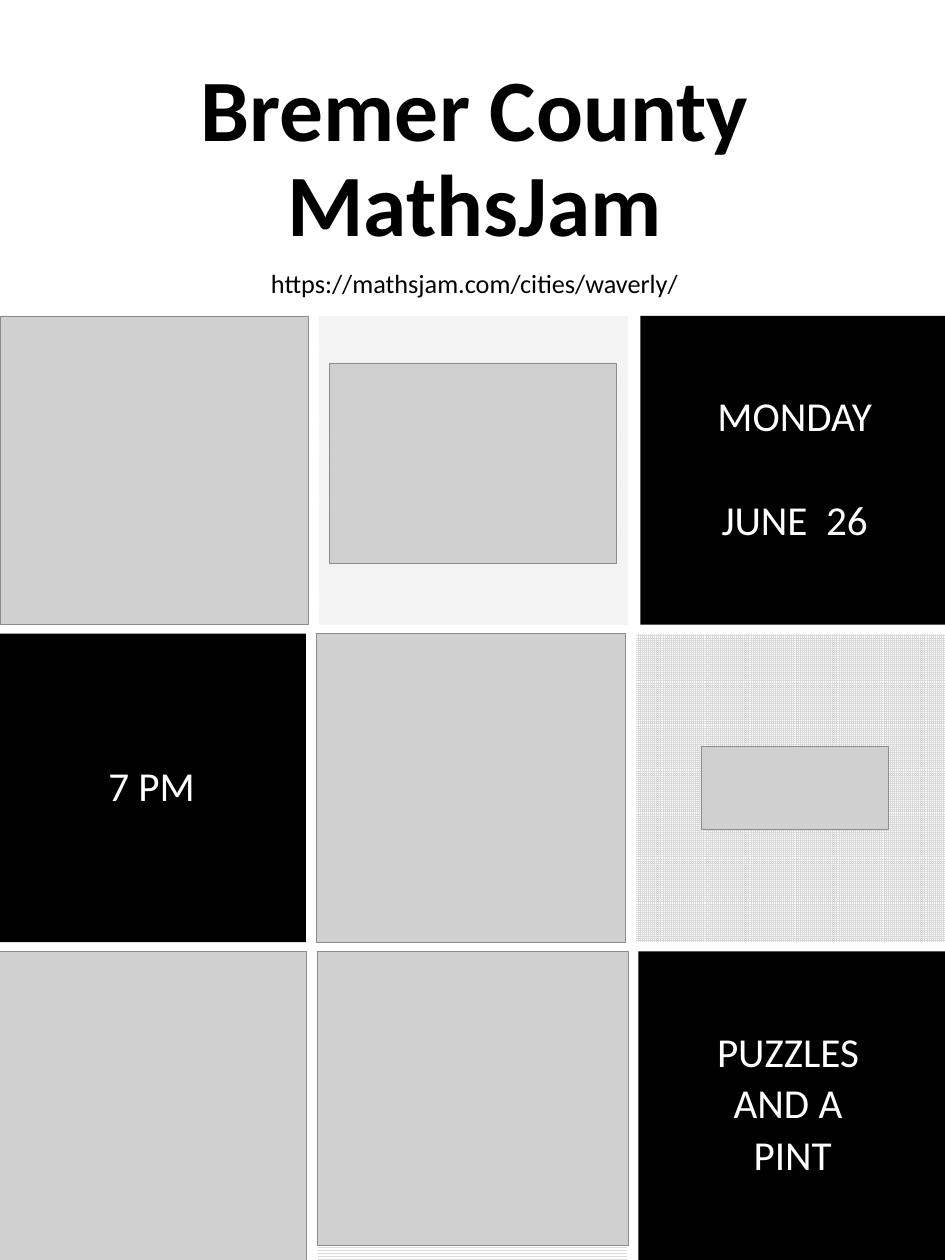
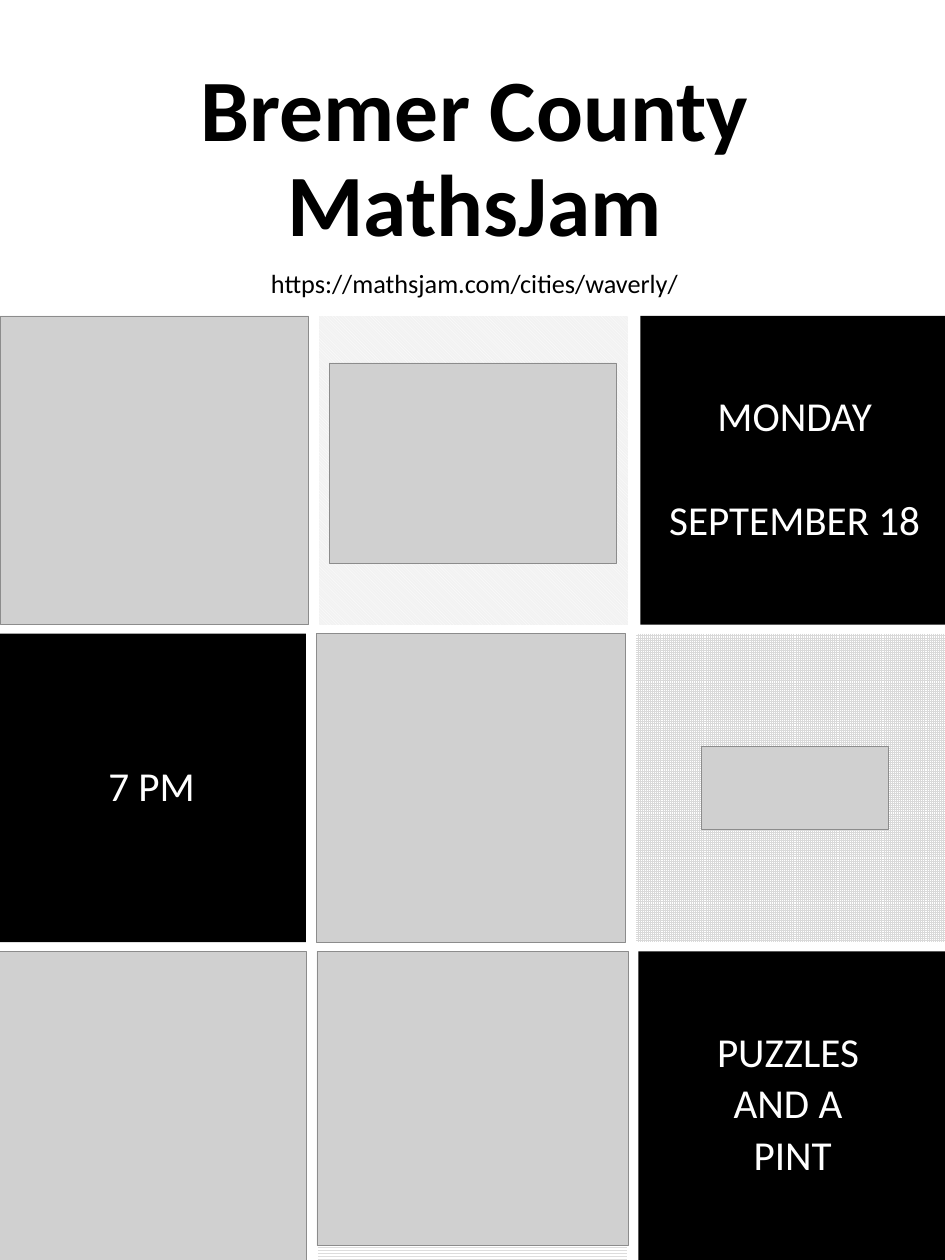
Before and after one commit to mbirgen/Waverly-MathsJams, a slide deck: slide 2 of MathsJam.pptx. Drawn at 945x1260 pixels with LibreOffice and Linux fonts; fonts in the diff are those of the drawing; grey boxes stand for pictures. Boxes give left, top, right and bottom in pixels: in the first picture for what was removed or moved away, otherwise in the second. Text is boxed around its words. In the diff, an @@ line names an element or a change of style, - is before the commit and + after.

Commit message:
September 2023 Shout

```diff
--- a/MathsJam.pptx
+++ b/MathsJam.pptx
@@ text at bbox=[669, 507, 920, 536]: text changed @@
-JUNE 26
+SEPTEMBER 18
```
Also in this commit, not shown: 17 other files.
